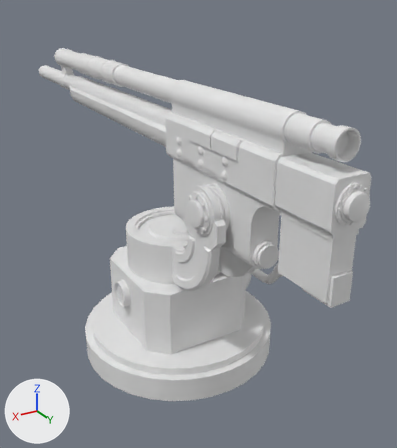
The FBX model TowerDefence/Assets/Art_Assets/Meshes(.fbx, .obj)/Turret_Meshes/Stun_Turret_01.fbx: old version first, new version second.
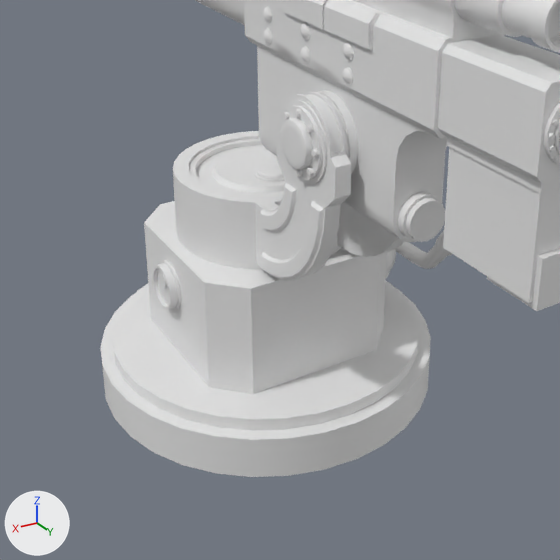
There are two pictures of each version: one whole from a 50 mm camera at (2.07, 3.81, 3.03) aimed at (-0.44, -0.37, 0.94), one close up on the part from 7% to 87% of the width and 30% to 100% of the height. The axes (+X, +Y, +Z) are drawn at lower left. The lights are the same throughout. Where no turn or scale is listed for an object, it has been applied to the vertices.

Objects in the first close-up: 'RangeTurret_Base', 'RangeTurret_Body'.
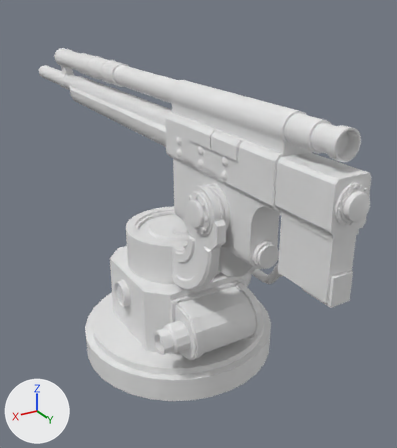
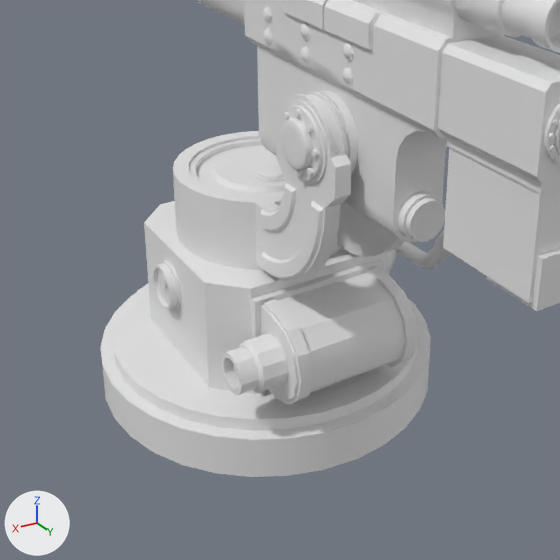
Where the newer file only moved an object's origin or applied its transform, the numbers keep the older frame.

Changed parts and their boxes (x1, y1, x2, y2) in the close-ups (560 x 560 px):
part 1 of me_circle_001, built on
    before: (251, 260, 379, 385)
    after: (221, 259, 418, 405)

The edits, one by one:
me_circle_001 is used by ob_rangeturret_base; location (0.0, 0.0, 0.0).
me_circle_001 had 4497 vertices, 4658 faces and spanned x -0.85..0.85, y -0.85..1.0, z 0.0..1.79.
me_circle_001 now has 4801 vertices, 4974 faces and spans x -0.85..0.85, y -0.85..1.0, z 0.0..1.79.
me_circle_001 part 1: 8 vertices moved from x -0.24..0.24, y 0.5, z 0.43..0.66 to x -0.34..0.34, y 0.53, z 0.32..0.78; 7 vertices removed from x -0.24..0.24, y 0.5, z 0.43..0.66; 311 vertices added at x -0.35..0.53, y 0.53..0.86, z 0.32..0.78.
